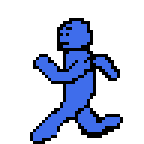
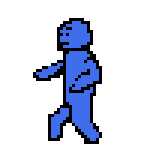
Two versions of the same layered image (144x144). Layer-by-layer changes:
renamed "run3_Blueguy.png" to "run2_Blueguy.png", painted on it over [30, 54, 123, 144]
